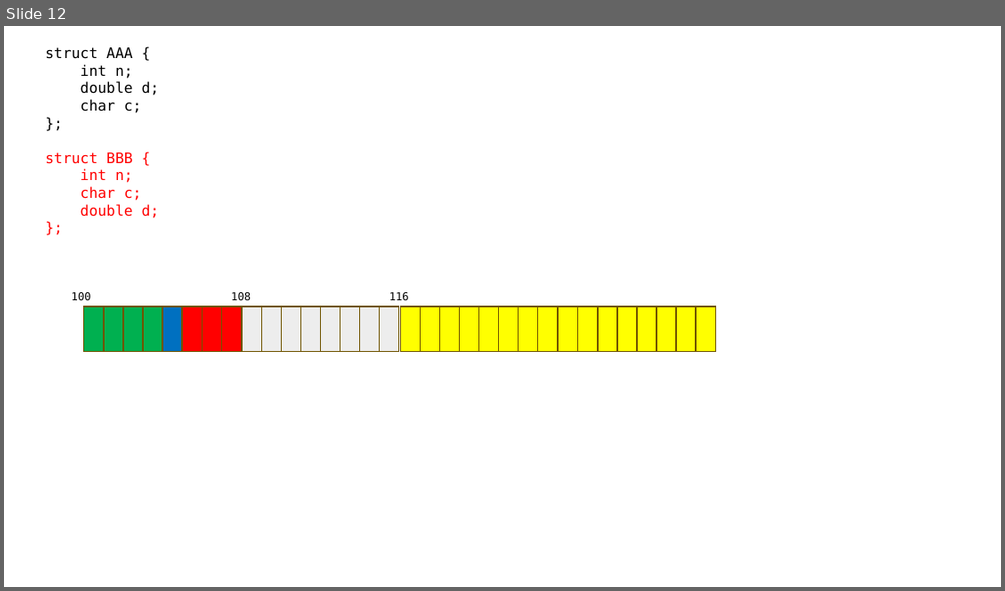
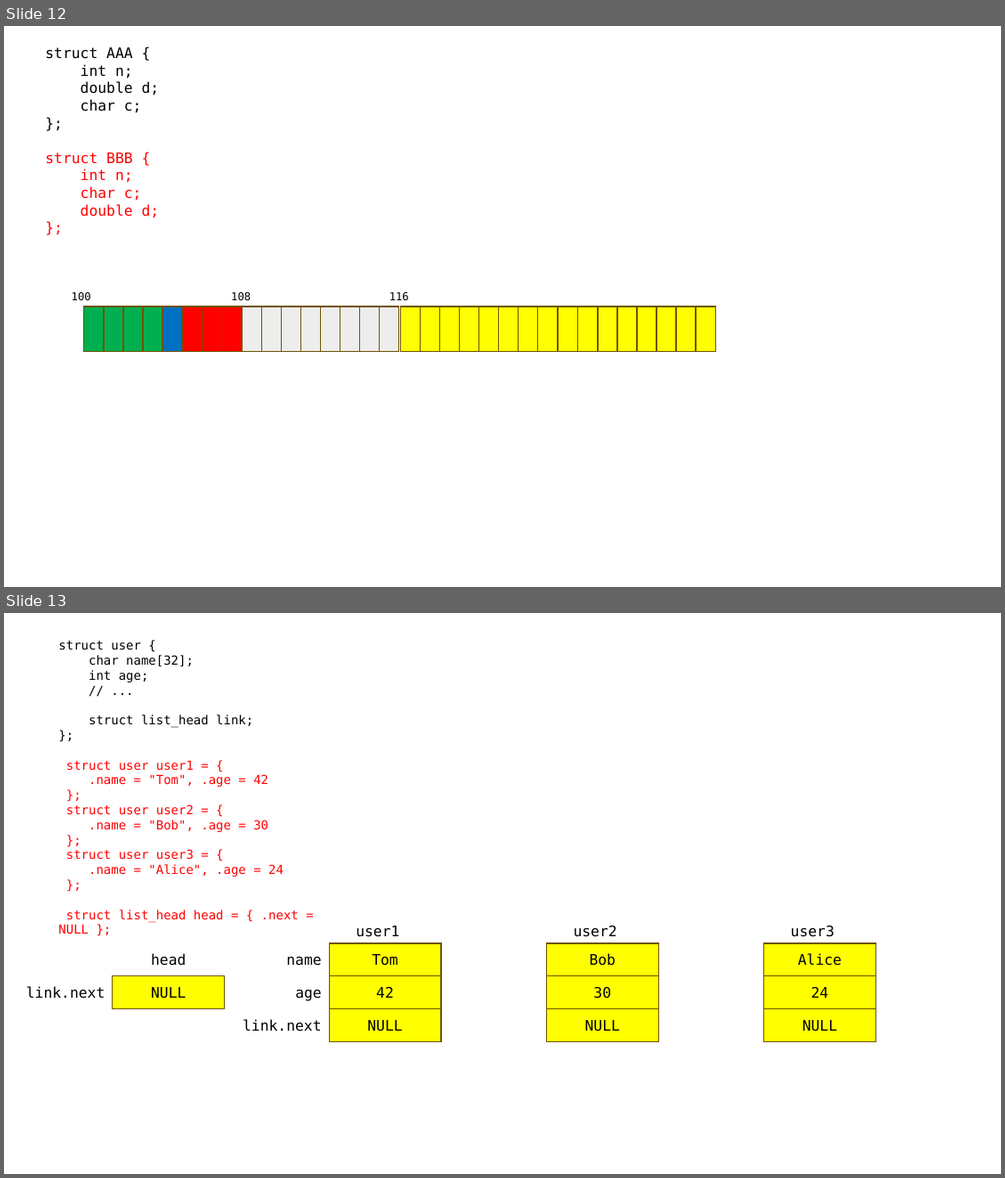
Before and after one commit to pikamonvvs/cert_c_230724, a slide deck: cert_c.pptx. Shown one above the other, each under a label of ours: slide 12 before the commit, slides 12 and 13 after it. The pictures are 1005x591 and 1005x1178 pixels, drawn with LibreOffice and Linux fonts; fonts in the diff are those of the drawing. Boxes give left, top, right and bottom in pixels: in the first picture for what was removed or moved away, otherwise in the second. Text is boxed around its words. In the diff, an @@ line names an element or a change of style, - is before the commit and + after.

```diff
--- a/cert_c.pptx
+++ b/cert_c.pptx
@@ slide 13 added at box(4, 613, 1001, 1174), background #FFFFFF @@
@@ text added at box(58, 641, 299, 933), 12 pt, text #FF0000 @@
+struct user {
+char name[32];
+int age;
+// ...
+struct list_head link;
+};
+struct user user1 = {
+.name = "Tom", .age = 42
+};
+struct user user2 = {
+.name = "Bob", .age = 30
+};
+struct user user3 = {
+.name = "Alice", .age = 24
+};
+struct list_head head = { .next = NULL };
@@ text added at box(356, 925, 399, 937), 14 pt, text #000000 @@
+user1
@@ text added at box(574, 925, 617, 937), 14 pt, text #000000 @@
+user2
@@ text added at box(791, 925, 834, 937), 14 pt, text #000000 @@
+user3
@@ text added at box(151, 953, 186, 965), 14 pt, text #000000 @@
+head
@@ text added at box(286, 957, 321, 965), 14 pt, text #000000 @@
+name
@@ rectangle added at box(329, 943, 442, 976), fill #FFFF00, outline #705400 1 pt, 14 pt, text #000000 @@
+Tom
@@ rectangle added at box(546, 943, 658, 976), fill #FFFF00, outline #705400 1 pt, 14 pt, text #000000 @@
+Bob
@@ rectangle added at box(764, 943, 876, 976), fill #FFFF00, outline #705400 1 pt, 14 pt, text #000000 @@
+Alice
@@ text added at box(26, 986, 105, 998), 14 pt, text #000000 @@
+link.next
@@ rectangle added at box(113, 976, 225, 1008), fill #FFFF00, outline #705400 1 pt, 14 pt, text #000000 @@
+NULL
@@ rectangle added at box(329, 976, 442, 1008), fill #FFFF00, outline #705400 1 pt, 14 pt, text #000000 @@
+42
@@ rectangle added at box(546, 976, 658, 1008), fill #FFFF00, outline #705400 1 pt, 14 pt, text #000000 @@
+30
@@ rectangle added at box(764, 976, 876, 1008), fill #FFFF00, outline #705400 1 pt, 14 pt, text #000000 @@
+24
@@ text added at box(295, 989, 322, 1001), 14 pt, text #000000 @@
+age
@@ rectangle added at box(329, 1008, 442, 1041), fill #FFFF00, outline #705400 1 pt, 14 pt, text #000000 @@
+NULL
@@ rectangle added at box(546, 1008, 658, 1041), fill #FFFF00, outline #705400 1 pt, 14 pt, text #000000 @@
+NULL
@@ rectangle added at box(764, 1008, 876, 1041), fill #FFFF00, outline #705400 1 pt, 14 pt, text #000000 @@
+NULL
@@ text added at box(243, 1019, 322, 1031), 14 pt, text #000000 @@
+link.next
```
Also in this commit, not shown: 3 other slides added.
